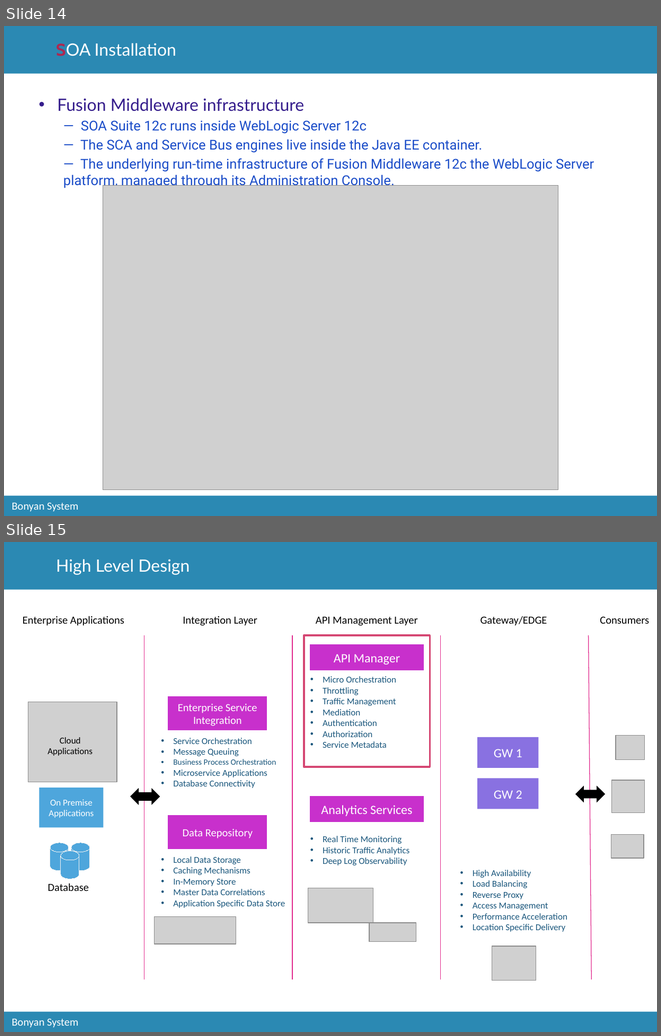
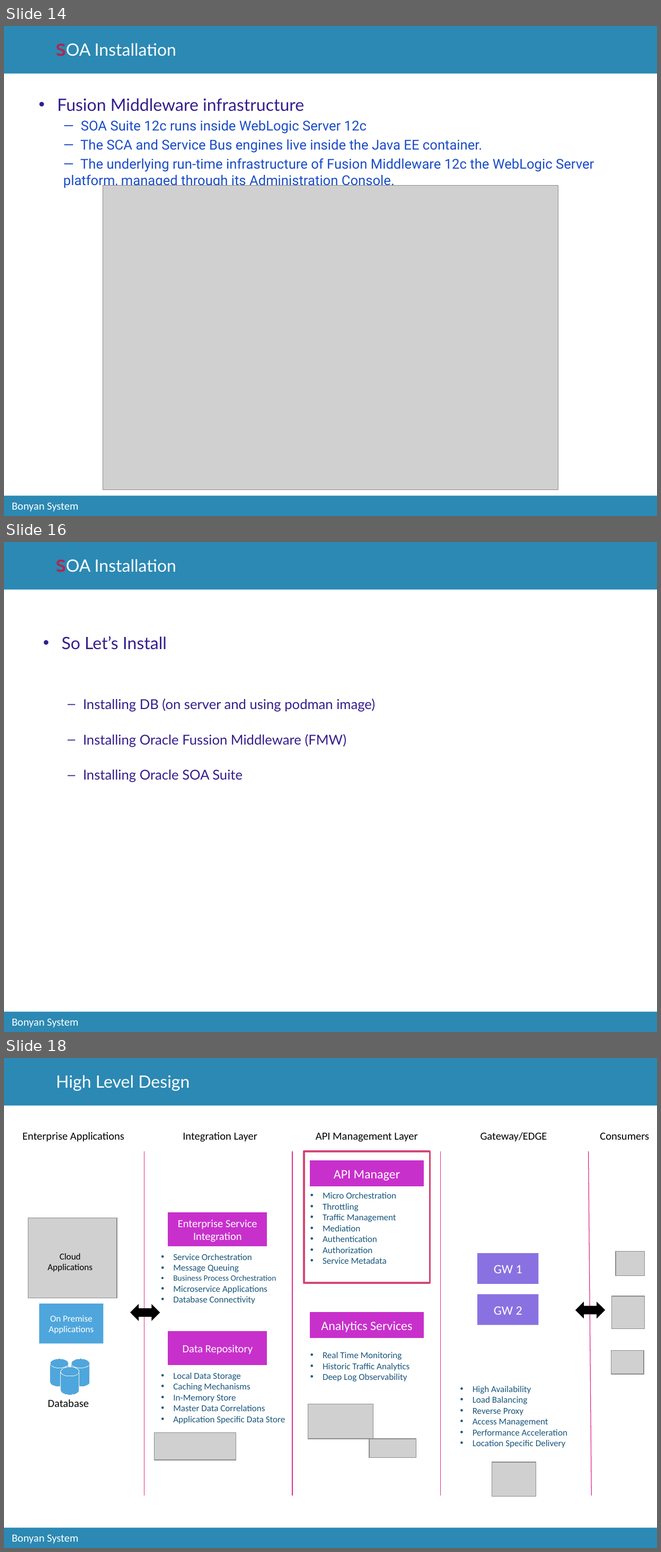
Before and after one commit to catcry/soaTraining, a slide deck: Presentation/soaTrainingPresentation.pptx. Shown one above the other, each under a label of ours: slides 14 and 15 before the commit, slides 14, 16 and 18 after it; the slides between them are not shown. The pictures are 661x1036 and 661x1552 pixels, drawn with LibreOffice and Linux fonts; fonts in the diff are those of the drawing; grey boxes stand for pictures; background and template pictures are left out. Boxes give left, top, right and bottom in pixels: in the first picture for what was removed or moved away, otherwise in the second. Text is boxed around its words. In the diff, an @@ line names an element or a change of style, - is before the commit and + after.

Commit message:
installtion added

```diff
--- a/Presentation/soaTrainingPresentation.pptx
+++ b/Presentation/soaTrainingPresentation.pptx
@@ slide 16 added at [4,542,657,1032], background #FFFFFF; not listed: 3 template elements that a slide beside it also shows @@
@@ title added at [56,559,176,572], 18.8 pt, text #FFFFFF @@
+SOA Installation
@@ text added at [62,636,375,782], 15 pt, text #351D8C @@
+• So Let’s Install
+  – Installing DB (on server and using podman image)
+  – Installing Oracle Fussion Middleware (FMW)
+  – Installing Oracle SOA Suite
@@ what was slide 15 is now slide 18 @@
```
Also in this commit, not shown: 2 other slides added.
